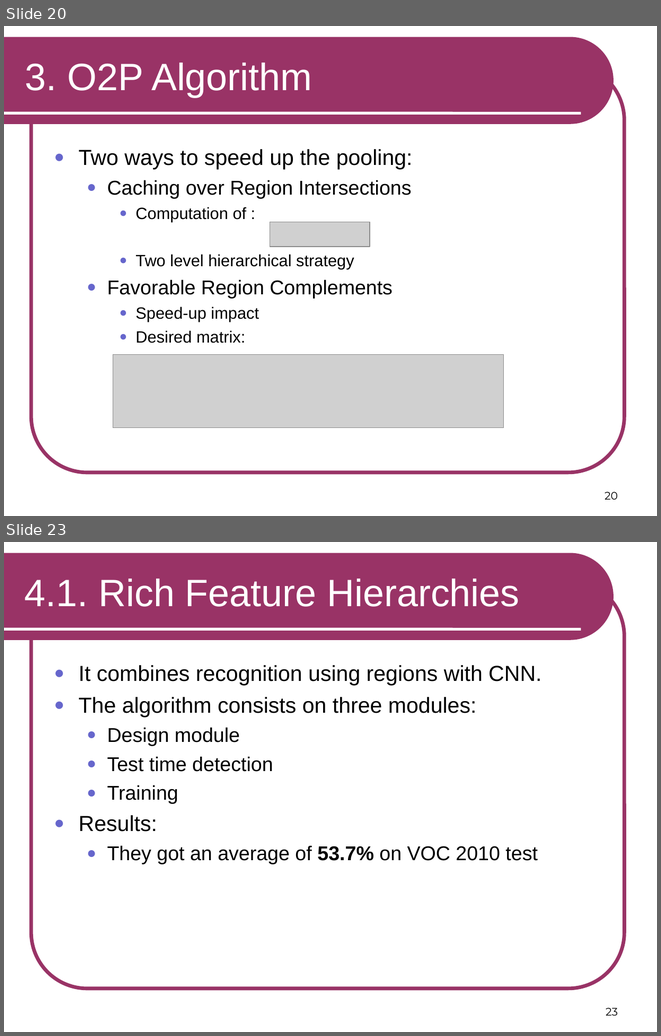
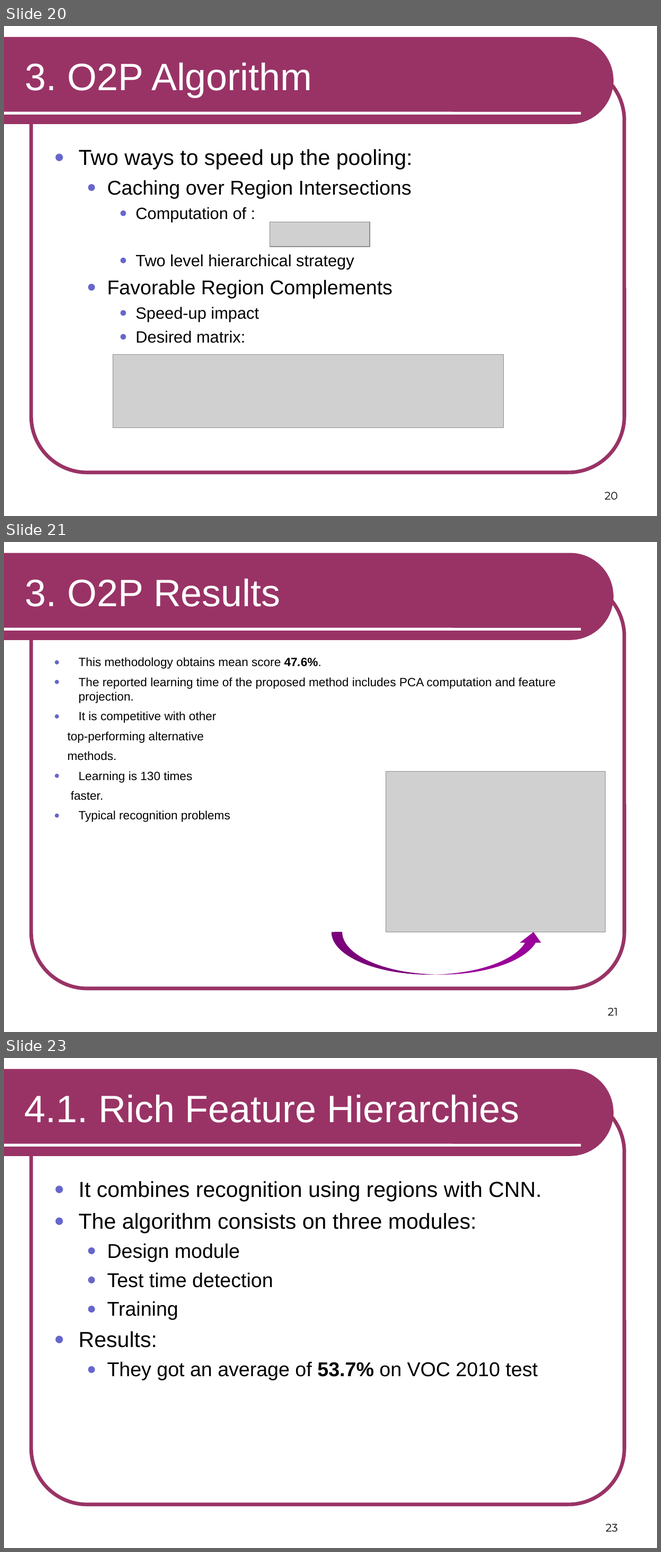
Before and after one commit to RSIP/SSI-SemanticSegmentation, a slide deck: template_slides.ppt. Shown one above the other, each under a label of ours: slides 20 and 23 before the commit, slides 20, 21 and 23 after it; the slides between them are not shown. The pictures are 661x1036 and 661x1552 pixels, drawn with LibreOffice and Linux fonts; fonts in the diff are those of the drawing; grey boxes stand for pictures. Boxes give left, top, right and bottom in pixels: in the first picture for what was removed or moved away, otherwise in the second. Text is boxed around its words. In the diff, an @@ line names an element or a change of style, - is before the commit and + after.

```diff
--- a/template_slides.ppt
+++ b/template_slides.ppt
@@ slide 21 added at (4,542,657,1032), background #FFFFFF; not listed: 3 template elements that a slide beside it also shows @@
@@ title added at (25,579,281,607), 42 pt, text #FFFFFF @@
+3. O2P Results
@@ text added at (68,657,556,822), 13.2 pt, text #000000 @@
+● This methodology obtains mean score 47.6%.
+● The reported learning time of the proposed method includes PCA computation and feature projection.
+● It is competitive with other
+top-performing alternative
+methods.
+● Learning is 130 times
+faster.
+● Typical recognition problems
@@ picture added at (386,771,606,932) @@
@@ freeform shape added at (332,932,545,974), fill #990099 @@
@@ page number added at (608,1007,618,1015), 12 pt, text #000000 @@
+21
```
Also in this commit, not shown: 10 slides changed, 1 other slide added, 1 slide removed.
